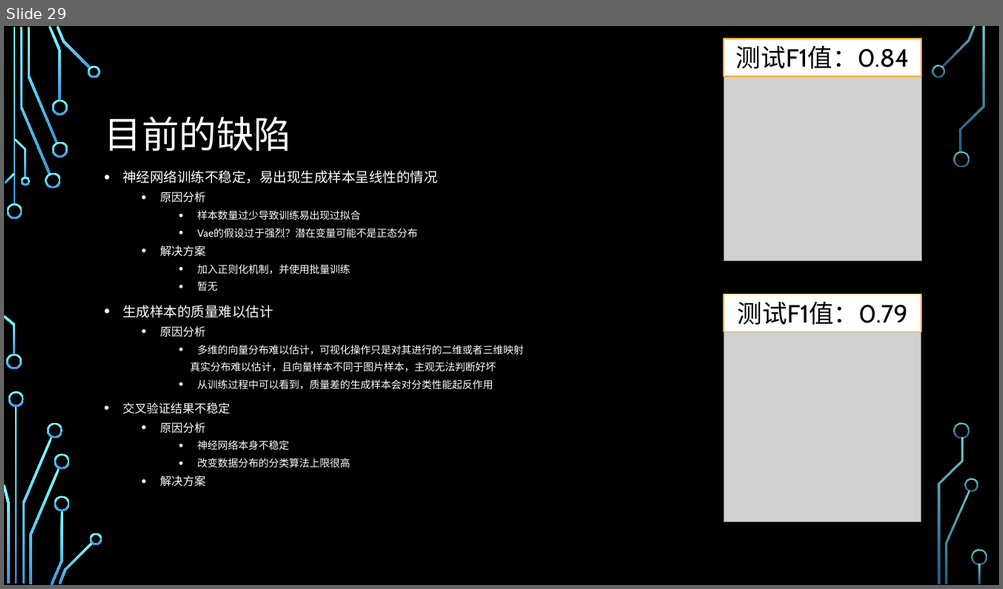
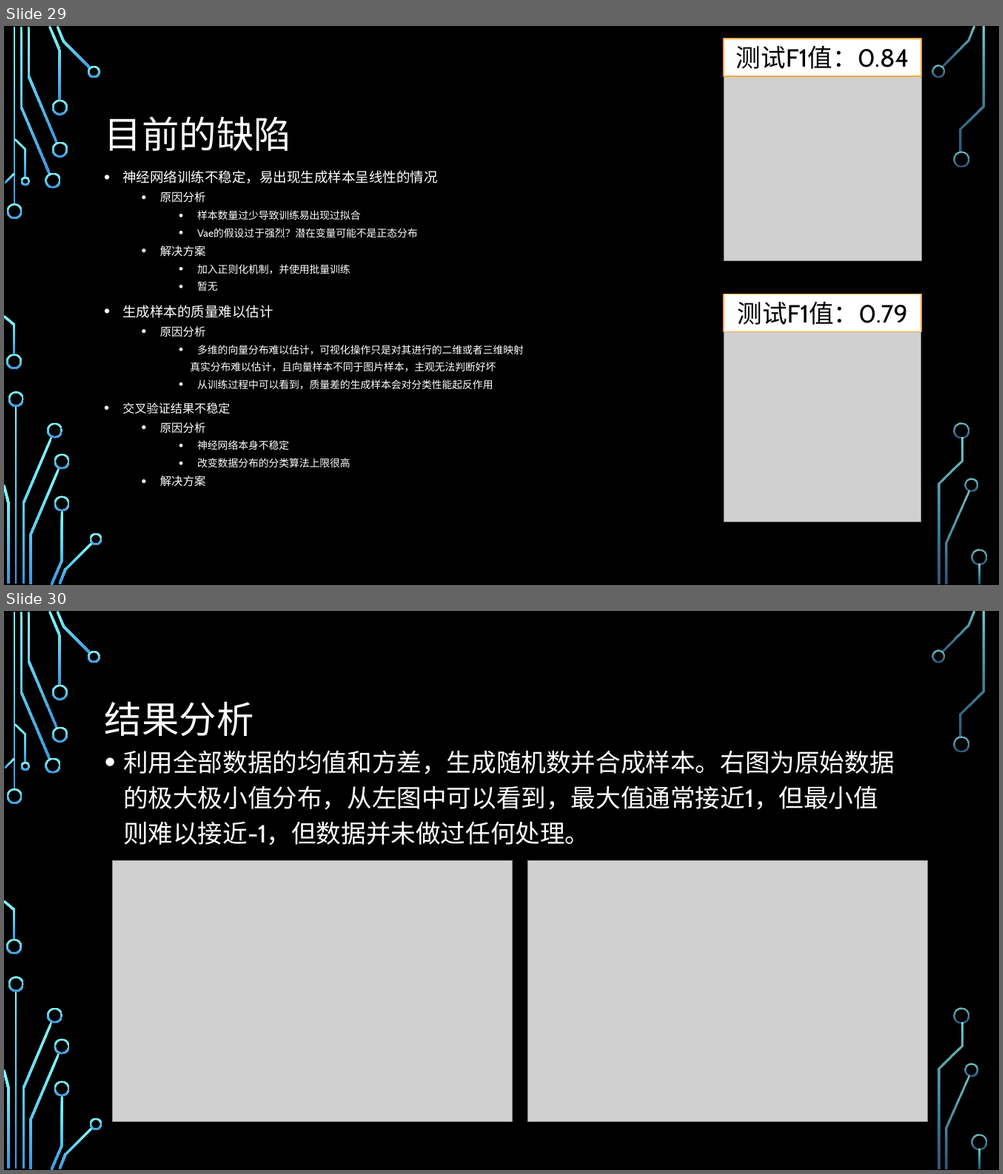
Before and after one commit to IqaHaziqah/on_the_way, a slide deck: aaon_the_way/a-mydoc/my model.pptx. Shown one above the other, each under a label of ours: slide 29 before the commit, slides 29 and 30 after it. The pictures are 1003x589 and 1003x1174 pixels, drawn with LibreOffice and Linux fonts; fonts in the diff are those of the drawing; grey boxes stand for pictures; background and template pictures are left out. Boxes give left, top, right and bottom in pixels: in the first picture for what was removed or moved away, otherwise in the second. Text is boxed around its words. In the diff, an @@ line names an element or a change of style, - is before the commit and + after.

```diff
--- a/aaon_the_way/a-mydoc/my model.pptx
+++ b/aaon_the_way/a-mydoc/my model.pptx
@@ slide 30 added at box(4, 611, 999, 1170), background picture (left out); not listed: 36 template elements that a slide beside it also shows @@
@@ title added at box(105, 701, 254, 736), 36 pt, text #FFFFFF @@
+结果分析
@@ text added at box(123, 750, 894, 846), 24 pt, text #FFFFFF @@
+• 利用全部数据的均值和方差，生成随机数并合成样本。右图为原始数据的极大极小值分布，从左图中可以看到，最大值通常接近1，但最小值则难以接近-1，但数据并未做过任何处理。
@@ picture added at box(112, 861, 512, 1122) @@
@@ picture added at box(528, 861, 928, 1122) @@
```
Also in this commit, not shown: 1 other slide added, 40 other files.
